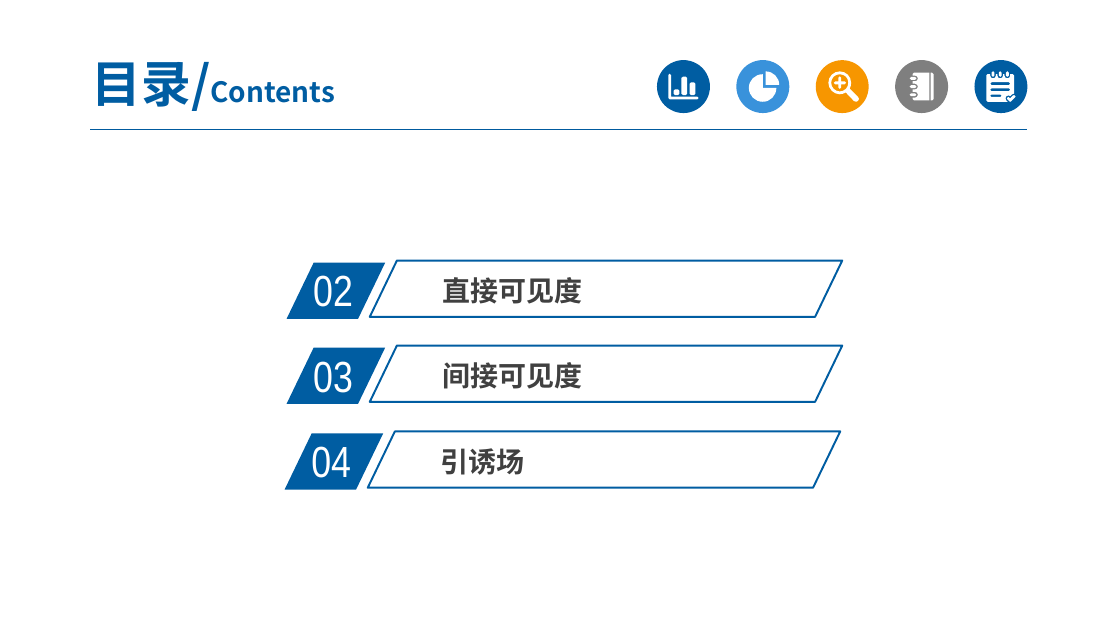
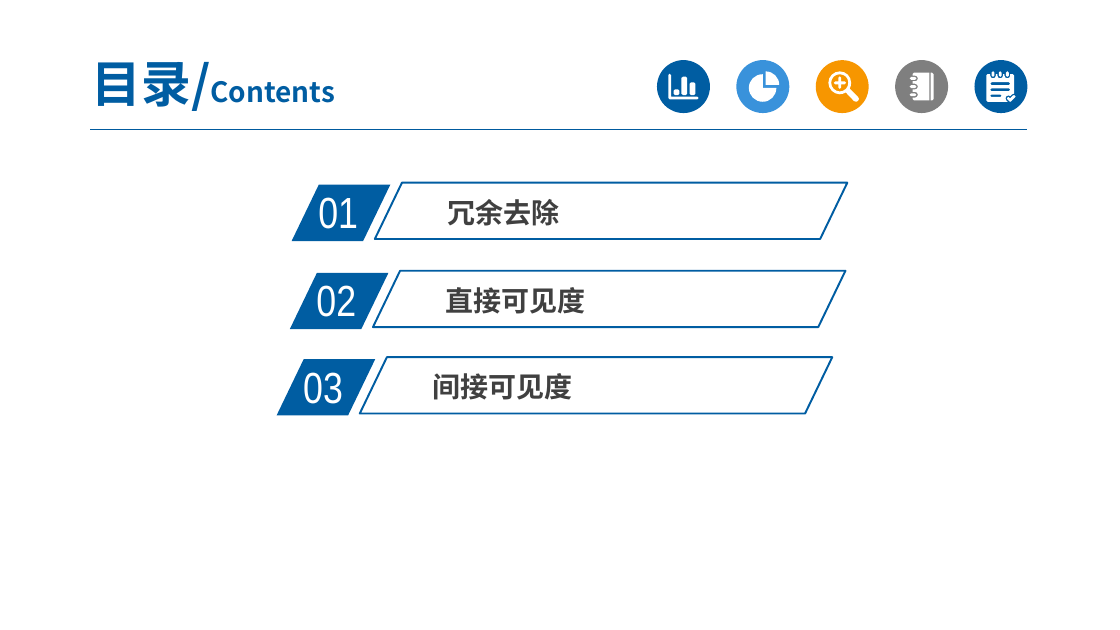
Before and after one commit to bigOrange123456789/IndirectVisibility, a slide deck: slide 2 of README.pptx. Drawn at 1120x630 pixels with LibreOffice and Linux fonts; fonts in the diff are those of the drawing; background and template pictures are left out. Boxes give left, top, right and bottom in pixels: in the first picture for what was removed or moved away, otherwise in the second. Text is boxed around its words. In the diff, an @@ line names an element or a change of style, - is before the commit and + after.

```diff
--- a/README.pptx
+++ b/README.pptx
@@ parallelogram: place and size @@
-parallelogram at [284, 433, 383, 489]
+parallelogram at [291, 185, 390, 241]
@@ text added at [318, 197, 358, 229], 28 pt, text #FFFFFF @@
+01
@@ parallelogram: place and size @@
-parallelogram at [367, 431, 840, 487]
+parallelogram at [375, 183, 848, 239]
@@ text added at [448, 199, 560, 226], 18 pt, text #404040, bold @@
+冗余去除
@@ 2 texts, 2 parallelograms: place and size @@
-2 texts, 2 parallelograms at [287, 261, 842, 318]
+2 texts, 2 parallelograms at [290, 271, 846, 329]
@@ 2 texts, 1 parallelogram: place and size @@
-2 texts, 1 parallelogram at [313, 346, 842, 402]
+2 texts, 1 parallelogram at [303, 357, 832, 413]
@@ parallelogram: place and size @@
-parallelogram at [287, 347, 385, 403]
+parallelogram at [277, 360, 375, 416]
@@ text removed at [311, 446, 351, 478] @@
-04
@@ text removed at [441, 448, 525, 475] @@
-引诱场
```
Also in this commit, not shown: 3 slides added.
